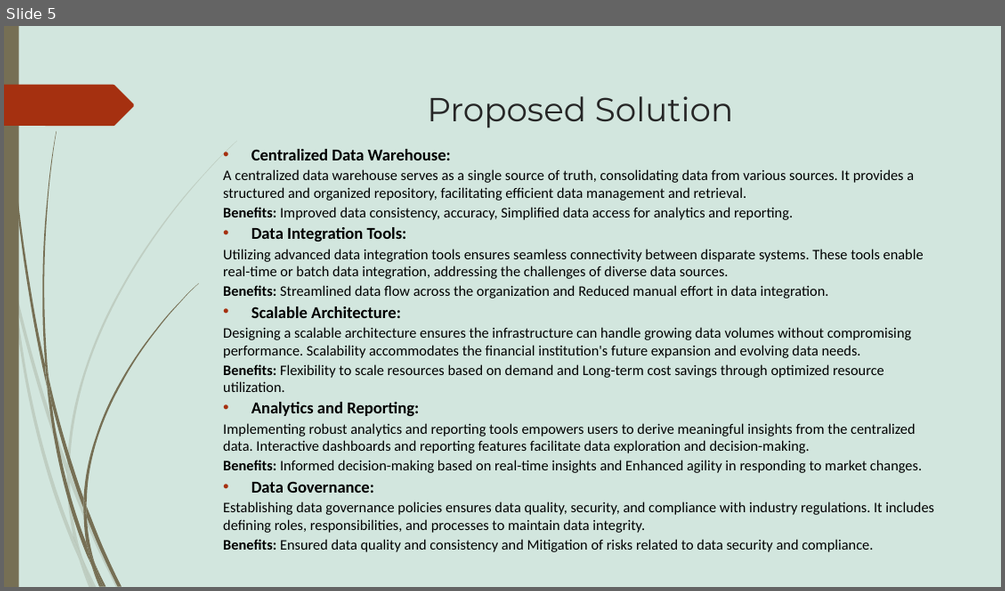
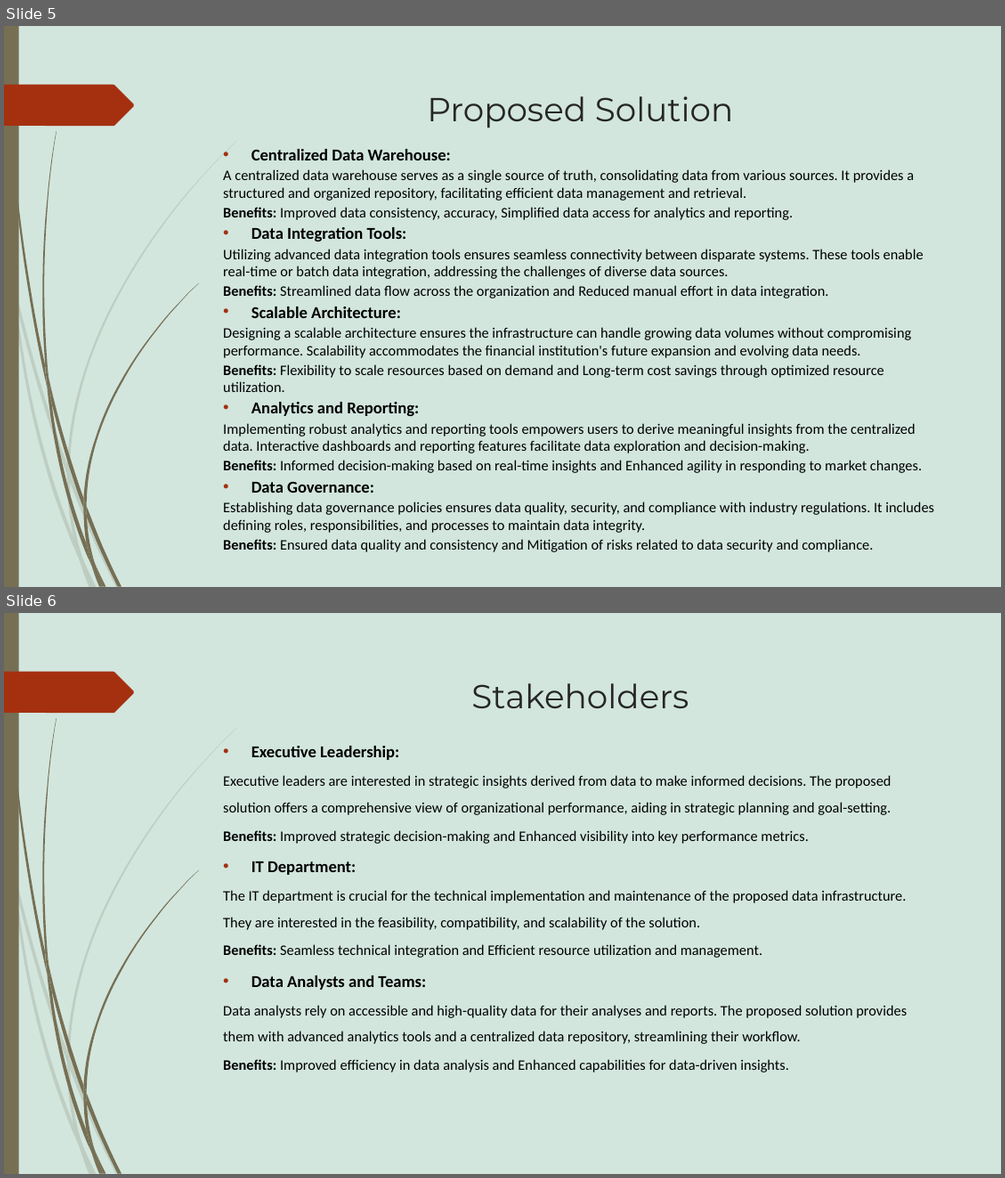
Before and after one commit to Akshay-Paunikar/Forage_Virtual_Internship_Program, a slide deck: PWC - Digital Intelligence/Task 4 - Data Analytics Strategy/Task_4_Data_Analytics_Strategy.pptx. Shown one above the other, each under a label of ours: slide 5 before the commit, slides 5 and 6 after it. The pictures are 1005x591 and 1005x1178 pixels, drawn with LibreOffice and Linux fonts; fonts in the diff are those of the drawing. Boxes give left, top, right and bottom in pixels: in the first picture for what was removed or moved away, otherwise in the second. Text is boxed around its words. In the diff, an @@ line names an element or a change of style, - is before the commit and + after.

```diff
--- a/PWC - Digital Intelligence/Task 4 - Data Analytics Strategy/Task_4_Data_Analytics_Strategy.pptx
+++ b/PWC - Digital Intelligence/Task 4 - Data Analytics Strategy/Task_4_Data_Analytics_Strategy.pptx
@@ slide 6 added at (4, 613, 1001, 1174), background #C3DED3 at 75% opacity; not listed: 24 template elements that a slide beside it also shows @@
@@ title added at (471, 683, 688, 708), 32 pt, text #262626 @@
+Stakeholders
@@ text added at (223, 746, 906, 1072), 14 pt, text #000000 @@
+• Executive Leadership:
+Executive leaders are interested in strategic insights derived from data to make informed decisions. The proposed solution offers a comprehensive view of organizational performance, aiding in strategic planning and goal-setting.
+Benefits: Improved strategic decision-making and Enhanced visibility into key performance metrics.
+• IT Department:
+The IT department is crucial for the technical implementation and maintenance of the proposed data infrastructure. They are interested in the feasibility, compatibility, and scalability of the solution.
+Benefits: Seamless technical integration and Efficient resource utilization and management.
+• Data Analysts and Teams:
+Data analysts rely on accessible and high-quality data for their analyses and reports. The proposed solution provides them with advanced analytics tools and a centralized data repository, streamlining their workflow.
+Benefits: Improved efficiency in data analysis and Enhanced capabilities for data-driven insights.
```
Also in this commit, not shown: 4 other slides added.
